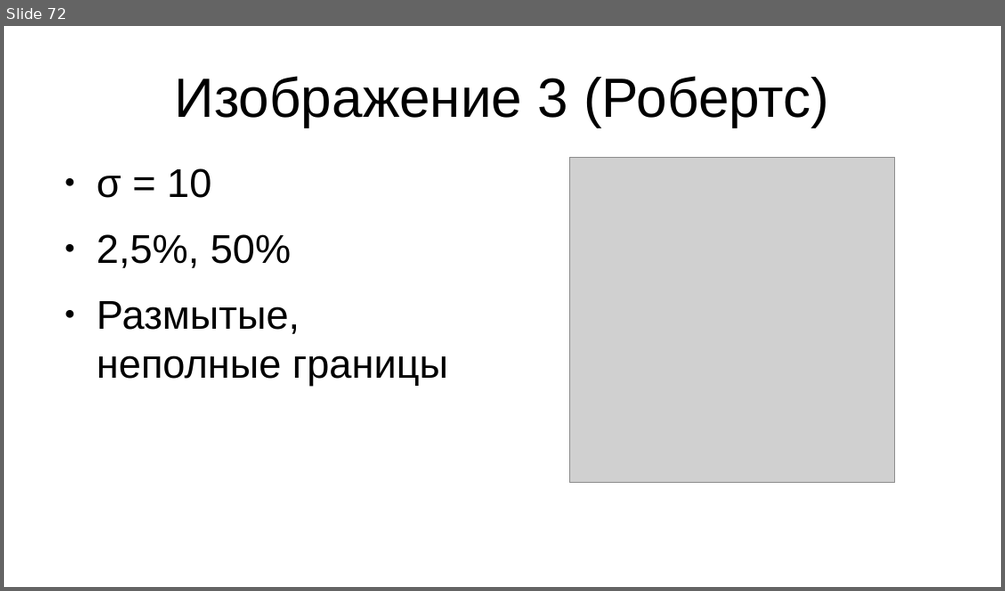
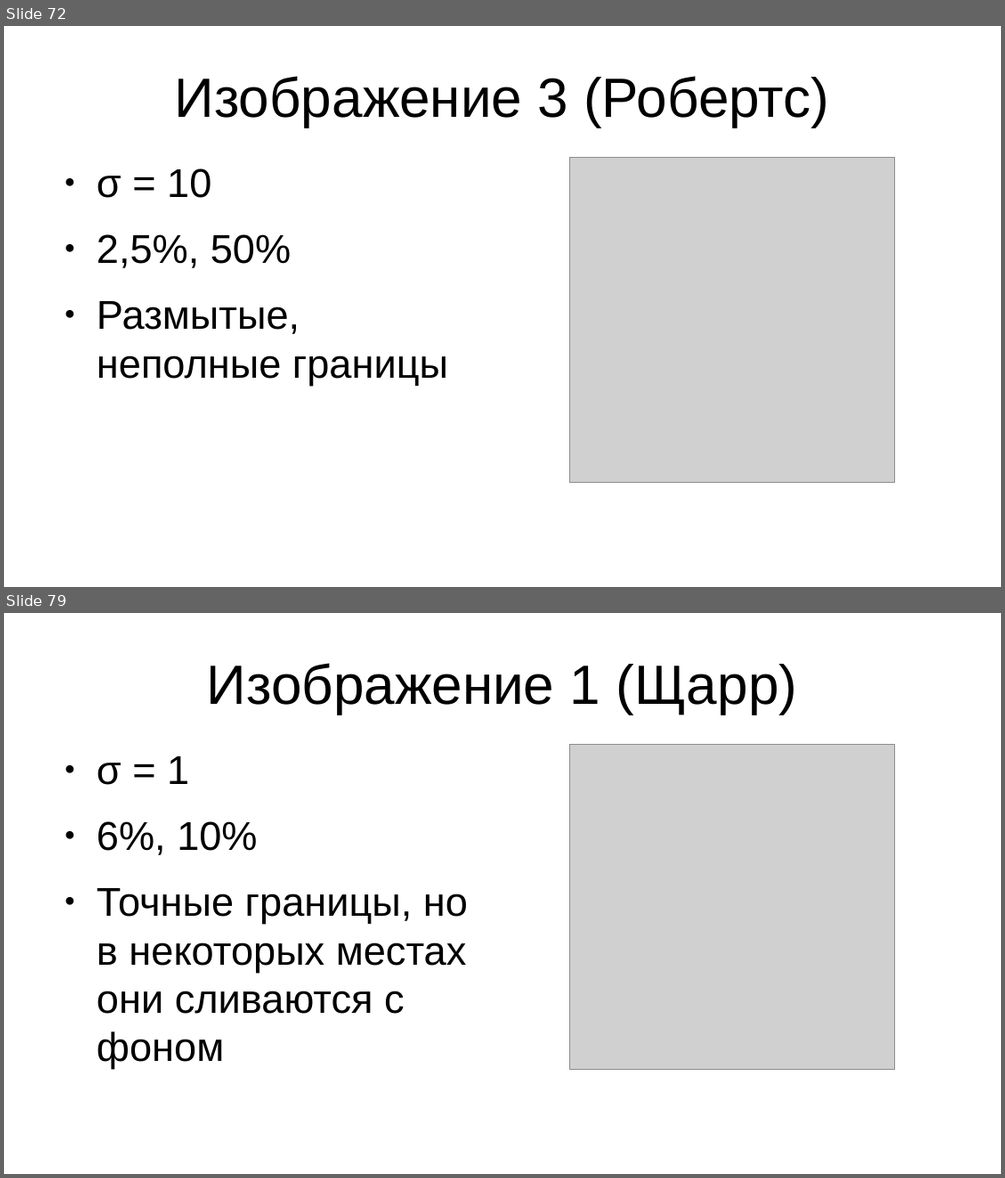
Before and after one commit to AlexeyVorobyev/media-moment-iz-second, a slide deck: report/pres.odp. Shown one above the other, each under a label of ours: slide 72 before the commit, slides 72 and 79 after it; the slides between them are not shown. The pictures are 1005x591 and 1005x1178 pixels, drawn with LibreOffice and Linux fonts; fonts in the diff are those of the drawing; grey boxes stand for pictures. Boxes give left, top, right and bottom in pixels: in the first picture for what was removed or moved away, otherwise in the second. Text is boxed around its words. In the diff, an @@ line names an element or a change of style, - is before the commit and + after.

```diff
--- a/report/pres.odp
+++ b/report/pres.odp
@@ slide 79 added at <box>4,613,1001,1174</box>, background #FFFFFF @@
@@ title added at <box>207,663,797,714</box>, 44 pt, text #000000 @@
+Изображение 1 (Щарр)
@@ picture added at <box>570,744,896,1070</box> @@
@@ text added at <box>97,756,468,1069</box>, 32 pt, text #000000 @@
+● σ = 1
+● 6%, 10%
+● Точные границы, но в некоторых местах они сливаются с фоном
```
Also in this commit, not shown: 3 slides changed, 36 other slides added.
